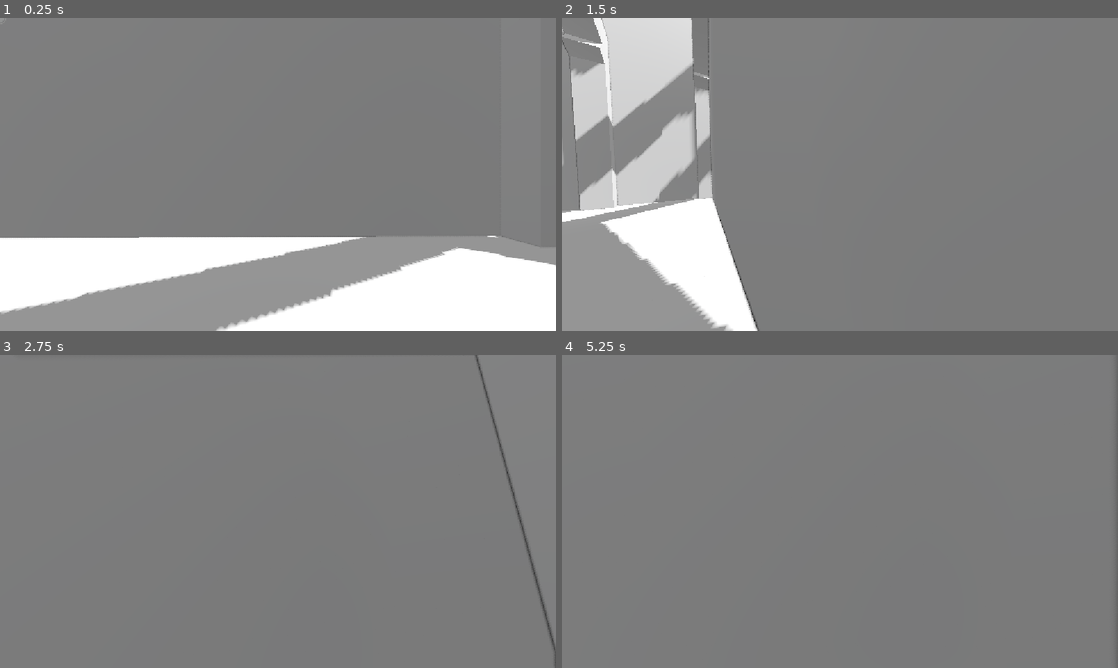
Above: before the commit, frames 1-4 (two rows, left to right).
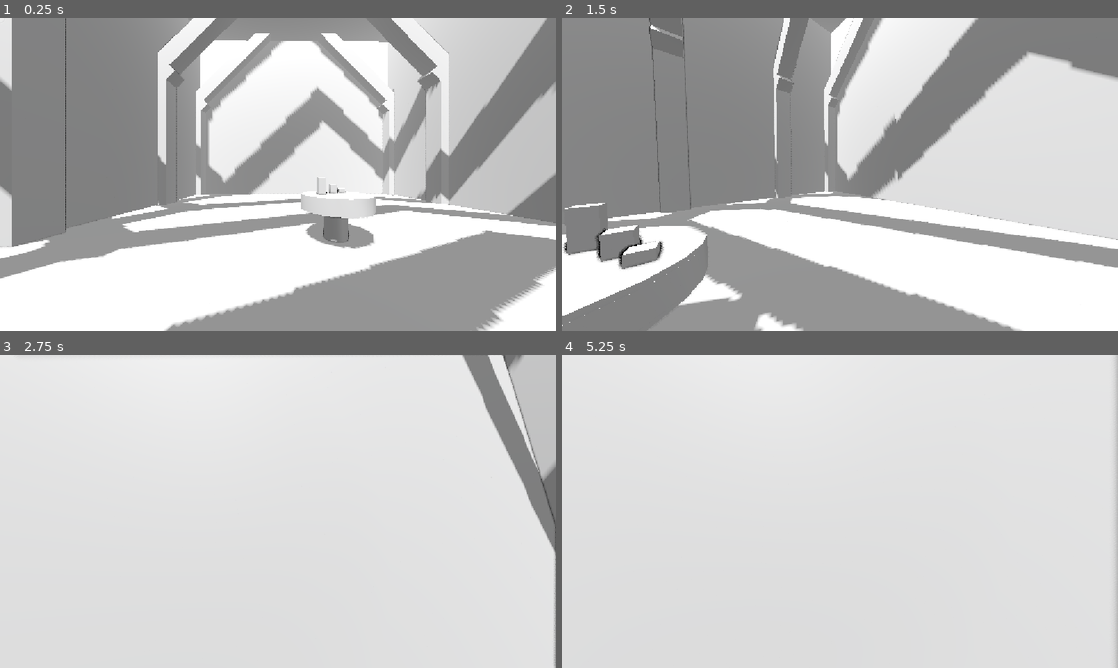
Above: after the commit, the same moments.

Repository: KayEntry17/museum-dioramatum-visionum
Game: Godot game, scene res://testlevels/testlvl.tscn
Same seed, same stepped clock (60 frames per second), same inputs: the game is played once before the commit and once after it.
Inputs (mouse positions are in pixels of both pictures, inside the frame that each line leads up to):
- Up to frame 1 (0.25 s): no input
- Up to frame 2 (1.5 s): tap Enter (ui_accept) at 0.5, 0.6, 0.77, 1.07 s; move the mouse to (867, 174) at 0.52 s; hold Up (ui_up) from 0.53 s (still down); move the mouse to (812, 174) at 1.27 s; click (812, 174) at 1.35 s
- Up to frame 3 (2.75 s): keep holding Up (ui_up); tap Enter (ui_accept) at 1.52, 1.55, 1.82, 2.3 s; move the mouse to (289, 505) at 2.02 s; tap Alt at 2.1 s
- Up to frame 4 (5.25 s): keep holding Up (ui_up); move the mouse to (834, 517) at 2.77 s; tap Shift at 2.85 s; tap Enter (ui_accept) at 3.02, 3.05, 3.32, 3.6, 3.77, 4.07, 4.52, 4.55, 4.82 s; move the mouse to (878, 514) at 3.52 s; move the mouse to (795, 508) at 4.27 s; click (795, 508) at 4.35 s; move the mouse to (845, 511) at 5.02 s; tap Alt at 5.1 s

The runs differ from the first frame. In frame 1, 58% of the frame differs, in the area x 0-100%, y 0-100%; in frame 2, 64%; in frame 3, 98%; in frame 4, 100%.

Commit message:
coyotetime and jumpbuffer, curator bugfixes

Diff:
--- a/player/curplayer.gd
+++ b/player/curplayer.gd
@@ -33,7 +33,7 @@
 		$falsecamx/falsecamy.rotate(Vector3(-1.0,0.0,0), caminpdir.y*camspeed*delta)
 		$falsecamx/falsecamy.rotation_degrees.x=clamp($falsecamx/falsecamy.rotation_degrees.x, -55.0, 55.0)
 	#print(inpdir)
-	inpdir=inpdir.rotated(-$falsecamx.rotation.y)
+	inpdir=inpdir.rotated(-$falsecamx.global_rotation.y)
 	#print($falsecamx.rotation)
 	if Input.is_action_just_pressed("interact") and Cam.fpsmode:
 		var arealist=$falsecamx/falsecamy/Area3D.get_overlapping_areas()
--- a/player/standee.gd
+++ b/player/standee.gd
@@ -4,8 +4,18 @@
 @export var jumpspeed:float =5
 @export var enablemovement:bool=false
 @export var slip: float=5
+@export_category("Buffers")
+@export var jumpbuffer:float=0.3
+var sincejump:float=0
+var sinceonground:float=0
+@export var coyotetime:float=0.1
 var startpos: Transform3D
 var canjump:bool
+func coyotefloor():
+	if is_on_floor() or sinceonground<coyotetime:
+		return true
+	else:
+		return false
 func launch():
 	global_transform=startpos
 	#$MeshInstance3D.position=Vector3(0,0,0)
@@ -17,12 +27,24 @@
 	speed*=0.1
 	visible=false
 	jumpspeed*=0.3
+func jump():
+	sinceonground=1000
+	velocity.y=jumpspeed
 func _process(delta: float) -> void:
+	print(sincejump)
+	sincejump-=delta
+	if enablemovement:
 
-	if enablemovement:
-		canjump=is_on_floor()
 		if not is_on_floor():
 			velocity += get_gravity() * delta*0.5
+			sinceonground+=delta
+		else:
+			sinceonground=0
+			if sincejump>0:
+				jump()
+				sincejump=-1
+
+
 
 		var inpdir=Input.get_vector("ui_left","ui_right","ui_up","ui_down")
 		inpdir=inpdir.rotated(-Cam.maincam.global_rotation.y)
@@ -36,7 +58,12 @@
 			velocity.x=speed*inpdir.x
 			velocity.z=speed*inpdir.y
 		#print(velocity)
-		if canjump and Input.is_action_just_pressed("ui_accept"):
-			velocity.y=jumpspeed
+		if Input.is_action_just_pressed("ui_accept"):
+			if coyotefloor():
+				sinceonground=1000
+				jump()
+
+			else:
+				sincejump=jumpbuffer
 
 		move_and_slide()
--- a/player/standee.tscn
+++ b/player/standee.tscn
@@ -186,6 +186,8 @@
 [node name="Node3D" type="CharacterBody3D" unique_id=906936805]
 script = ExtResource("1_m142c")
 enablemovement = true
+jumpbuffer = 0.2
+coyotetime = 0.2
 
 [node name="CollisionShape3D" type="CollisionShape3D" parent="." unique_id=37437317]
 transform = Transform3D(1, 0, 0, 0, 1, 0, 0, 0, 1, 0, 0.15502073, 0)
--- a/project.godot
+++ b/project.godot
@@ -22,7 +22,6 @@
 
 [display]
 
-window/size/mode=3
 window/stretch/mode="canvas_items"
 window/stretch/aspect="expand"
 
--- a/testlevels/testlvl.tscn
+++ b/testlevels/testlvl.tscn
@@ -236,7 +236,7 @@
 data = ExtResource("1_pf1db")
 
 [node name="Node3D" parent="." unique_id=906936805 instance=ExtResource("2_qta2s")]
-transform = Transform3D(1, 0, 0, 0, 1, 0, 0, 0, 1, 1.7259922, 1.3425312, -4.569152)
+transform = Transform3D(-0.99995965, 0, 0.008982386, 0, 1, 0, -0.008982386, 0, -0.99995965, 1.7259922, 1.3425312, -4.569152)
 
 [node name="Camera3D" type="Camera3D" parent="." unique_id=895743599]
 physics_interpolation_mode = 1
